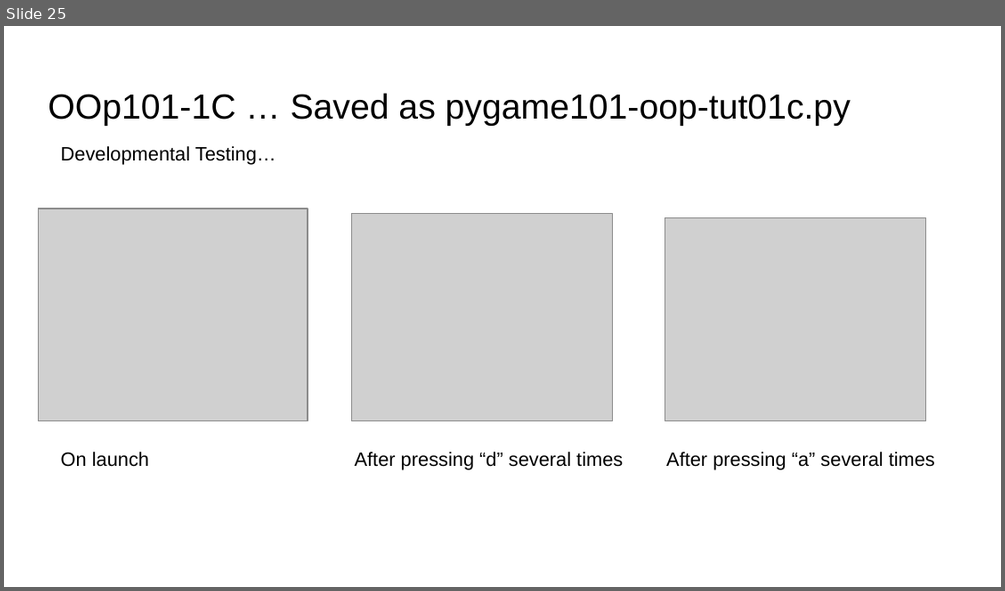
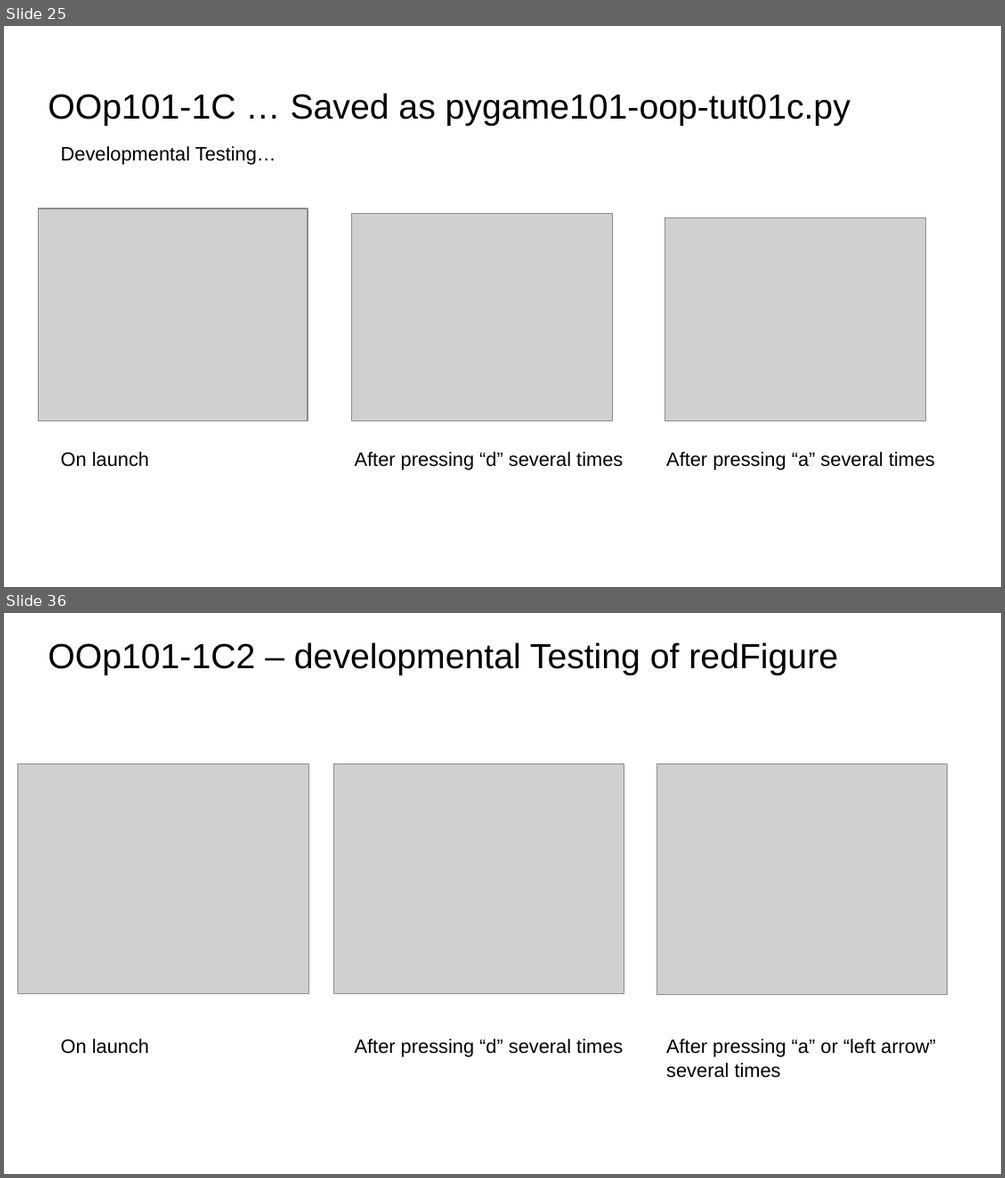
Before and after one commit to MrAWHolmes/KS5-NEA2425, a slide deck: tech_with_tim/Pygame-Tuts-101-1ABC/Docs/Pygame-101-Tuts-by-MrH.pptx. Shown one above the other, each under a label of ours: slide 25 before the commit, slides 25 and 36 after it; the slides between them are not shown. The pictures are 1005x591 and 1005x1178 pixels, drawn with LibreOffice and Linux fonts; fonts in the diff are those of the drawing; grey boxes stand for pictures. Boxes give left, top, right and bottom in pixels: in the first picture for what was removed or moved away, otherwise in the second. Text is boxed around its words. In the diff, an @@ line names an element or a change of style, - is before the commit and + after.

```diff
--- a/tech_with_tim/Pygame-Tuts-101-1ABC/Docs/Pygame-101-Tuts-by-MrH.pptx
+++ b/tech_with_tim/Pygame-Tuts-101-1ABC/Docs/Pygame-101-Tuts-by-MrH.pptx
@@ slide 36 added at (x1=4, y1=613, x2=1001, y2=1174), background #FFFFFF @@
@@ title added at (x1=48, y1=642, x2=838, y2=675), 25.2 pt, text #000000 @@
+OOp101-1C2 – developmental Testing of redFigure
@@ picture added at (x1=18, y1=763, x2=309, y2=993) @@
@@ picture added at (x1=334, y1=763, x2=624, y2=993) @@
@@ picture added at (x1=657, y1=763, x2=947, y2=994) @@
@@ text added at (x1=61, y1=1038, x2=149, y2=1054), 14 pt, text #000000 @@
+On launch
@@ text added at (x1=355, y1=1038, x2=623, y2=1057), 14 pt, text #000000 @@
+After pressing “d” several times
@@ text added at (x1=666, y1=1038, x2=936, y2=1078), 14 pt, text #000000 @@
+After pressing “a” or “left arrow”
+several times
```
Also in this commit, not shown: 10 other slides added, 3 other files.
